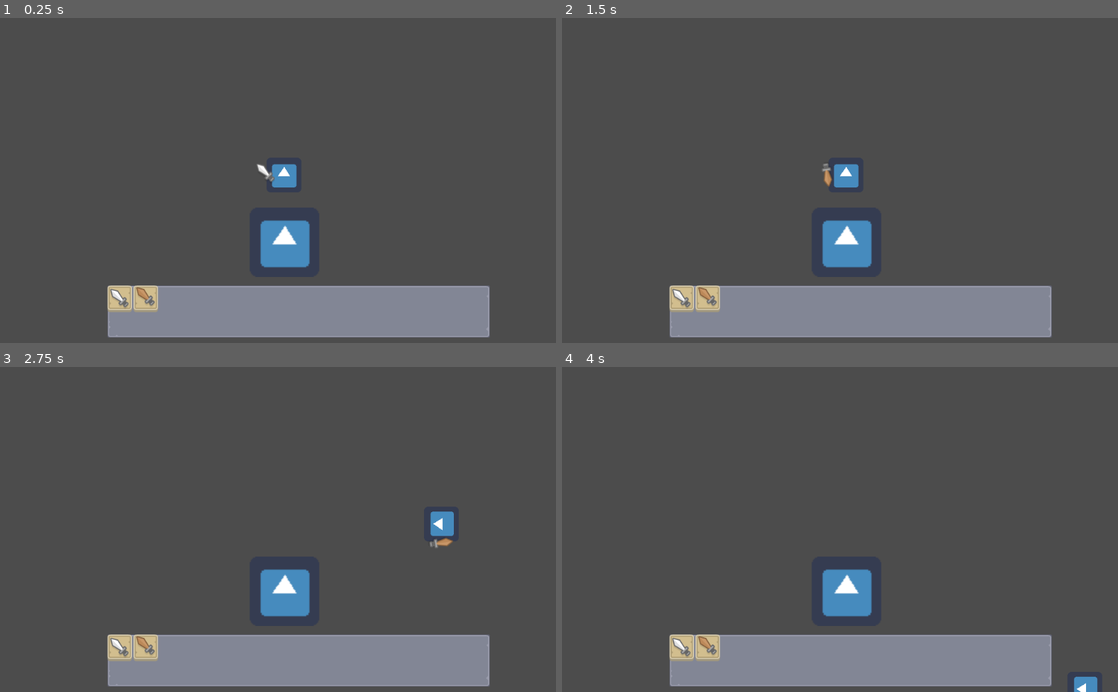
Above: before the commit, frames 1-4 (two rows, left to right).
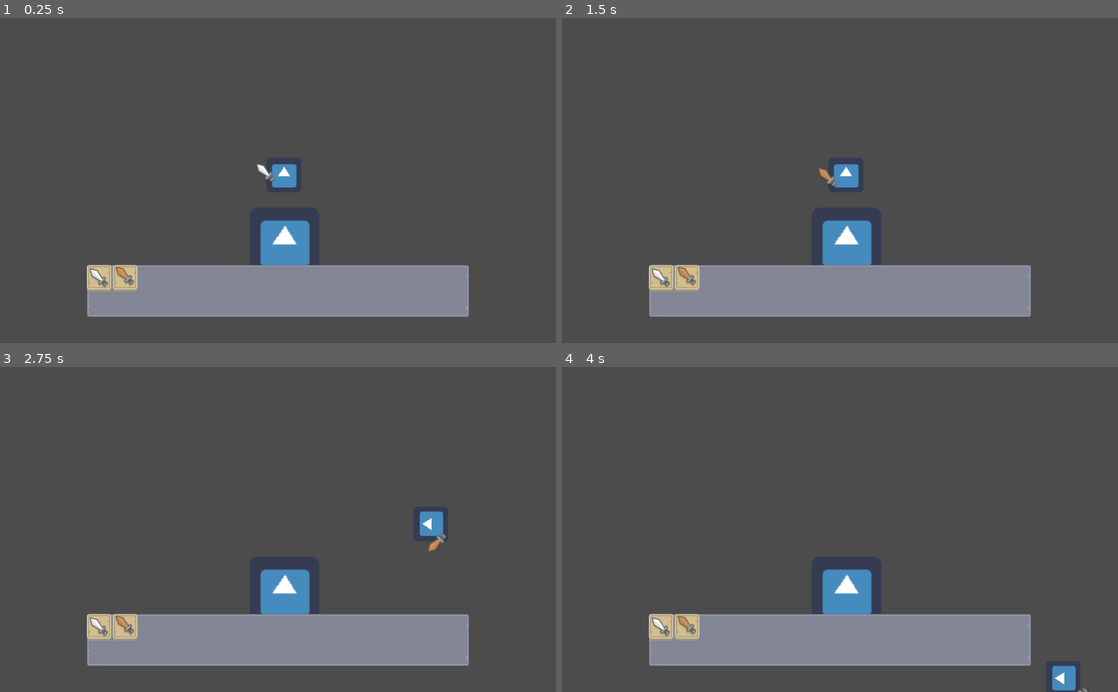
Above: after the commit, the same moments.

Repository: hal255/godot_boss_battles
Game: Godot game, scene res://scenes/World.tscn
The game is run twice, just before and just after one commit, with the same random seed, the same clock (stepped at 60 frames per second) and the same inputs. The engine's default icon, where the game draws it, is replaced by a stand-in: a white triangle on a blue panel in a dark square.
Inputs (mouse positions are in pixels of both pictures, inside the frame that each line leads up to; where the layout moved, square brackets give the same spot in the first picture):
- Up to frame 1 (0.25 s): no input
- Up to frame 2 (1.5 s): click (662, 278) [684, 297] at 0.5 s; click (689, 278) [706, 297] at 1.25 s
- Up to frame 3 (2.75 s): tap Enter at 2 s; move the mouse to (400, 513) at 2.02 s; hold Right from 2.03 s (still down); hold L from 2.03 s (still down); click (400, 513) at 2.17 s; tap Space at 2.27, 2.57 s; tap J at 2.3 s
- Up to frame 4 (4 s): move the mouse to (728, 545) at 2.77 s; release Right at 2.78 s; release L at 2.78 s; hold Down 2.78-3.53 s; tap J at 2.85 s; click (728, 545) at 2.92 s; tap Space at 3.02, 3.32 s; tap K at 3.05 s; move the mouse to (895, 458) at 3.52 s; hold Right from 3.53 s (still down); hold K from 3.53 s (still down); click (895, 458) at 3.67 s; tap I at 3.8 s

The runs differ from the first frame. In frame 1, 10% of the frame differs, in the area x 15-89%, y 75-99%; in frame 2, 10%; in frame 3, 11%; in frame 4, 11%, in the area x 15-97%, y 75-100%.

Commit message:
#4 Started animation of weapons, need to preserve original position

Diff:
--- /dev/null
+++ b/gd_scripts/player_scripts/script_player.gd
@@ -0,0 +1,66 @@
+extends KinematicBody2D
+
+onready var config_script = preload('res://gd_scripts/script_config_properties.gd')
+
+var DEBUG = true
+
+var motion = Vector2()
+
+var h_direction = 0
+var v_direction = 0
+
+var config_properties = null
+
+var is_attacking = false
+
+func _ready():
+	var config_file = 'config.json'
+	var temp_config = config_script.new()
+	config_properties = temp_config.get_config(config_file)['config_properties']
+	temp_config = null
+	if DEBUG:
+		print('running player_movement')
+
+func _physics_process(delta):
+	motion.x = 0
+	motion.y = 0
+
+	if not is_attacking:
+		flip_player_image()
+
+		if Input.is_key_pressed(KEY_RIGHT) or Input.is_key_pressed(KEY_D):
+			motion.x = config_properties['player']['walk_speed']
+		elif Input.is_key_pressed(KEY_LEFT) or Input.is_key_pressed(KEY_A):
+			motion.x = config_properties['player']['walk_speed'] * -1
+
+		if Input.is_key_pressed(KEY_UP) or Input.is_key_pressed(KEY_W):
+			motion.y = config_properties['player']['walk_speed'] * -1
+		elif Input.is_key_pressed(KEY_DOWN) or Input.is_key_pressed(KEY_S):
+			motion.y = config_properties['player']['walk_speed']
+
+		if Input.is_key_pressed(KEY_SPACE):
+			motion.x = motion.x * config_properties['player']['slide_speed']
+			motion.y = motion.y * config_properties['player']['slide_speed']
+
+	move_and_slide(motion)
+
+func flip_player_image():
+	# flip horizontal
+	if Input.is_key_pressed(KEY_LEFT) or Input.is_key_pressed(KEY_A):
+		rotation = deg2rad(90)
+	elif Input.is_key_pressed(KEY_RIGHT) or Input.is_key_pressed(KEY_D):
+		rotation = deg2rad(-90)
+
+	# flip vertical
+	if Input.is_key_pressed(KEY_UP) or Input.is_key_pressed(KEY_W):
+		rotation = deg2rad(180)
+	elif Input.is_key_pressed(KEY_DOWN) or Input.is_key_pressed(KEY_S):
+		rotation = deg2rad(0)
+
+	motion.rotated(rotation)
+
+func toggle_is_attacking(attack_mode):
+	is_attacking = attack_mode
+
+func get_player_rotation():
+	return rotation
--- a/gd_scripts/script_config_properties.gd
+++ b/gd_scripts/script_config_properties.gd
@@ -1,3 +1,6 @@
+# this script serves as a property config class with given filename
+# not intended to attach to a scene object
+
 extends Node
 var DEBUG = false
 
--- /dev/null
+++ b/gd_scripts/script_config_scene.gd
@@ -0,0 +1,19 @@
+extends Node
+
+# Called when the node enters the scene tree for the first time.
+func _ready():
+	var scene_world_node = get_node('/root/world')
+	var ui_hotkeys_node = scene_world_node.get_node('ui_panel/ui_hotkeys')
+	var screen_size = OS.get_real_window_size()
+
+	# set position of ui_hotkeys
+	var texture_size = ui_hotkeys_node.get_texture().get_size()
+	ui_hotkeys_node.rect_position[0] = screen_size[0]/2 - texture_size[0]/2
+	ui_hotkeys_node.rect_position[1] = screen_size[1] - texture_size[1]*1.5
+
+	print('ui_hotkeys_position: ' + str(ui_hotkeys_node.rect_position[0]) + ', ' + str(ui_hotkeys_node.rect_position[1]))
+	pass # Replace with function body.
+
+# Called every frame. 'delta' is the elapsed time since the previous frame.
+#func _process(delta):
+#	pass
--- a/gd_scripts/script_player_movement.gd
+++ /dev/null
@@ -1,74 +0,0 @@
-extends KinematicBody2D
-
-onready var config_script = preload('res://gd_scripts/script_config_properties.gd')
-
-var DEBUG = true
-
-var motion = Vector2()
-
-var h_direction = 0
-var v_direction = 0
-
-var config_properties = null
-
-func _ready():
-	var config_file = 'config.json'
-	var temp_config = config_script.new()
-	config_properties = temp_config.get_config(config_file)['config_properties']
-	temp_config = null
-	if DEBUG:
-		print('running player_movement')
-
-func _physics_process(delta):
-
-	flip_player_image()
-
-	motion.x = 0
-	motion.y = 0
-
-	if Input.is_key_pressed(KEY_RIGHT) or Input.is_key_pressed(KEY_D):
-		motion.x = config_properties['player']['walk_speed']
-	elif Input.is_key_pressed(KEY_LEFT) or Input.is_key_pressed(KEY_A):
-		motion.x = config_properties['player']['walk_speed'] * -1
-
-	if Input.is_key_pressed(KEY_UP) or Input.is_key_pressed(KEY_W):
-		motion.y = config_properties['player']['walk_speed'] * -1
-	elif Input.is_key_pressed(KEY_DOWN) or Input.is_key_pressed(KEY_S):
-		motion.y = config_properties['player']['walk_speed']
-
-	if Input.is_key_pressed(KEY_SPACE):
-		motion.x = motion.x * config_properties['player']['slide_speed']
-		motion.y = motion.y * config_properties['player']['slide_speed']
-
-	move_and_slide(motion)
-
-#func flip_player_image():
-#	# flip horizontal
-#	if Input.is_key_pressed(KEY_LEFT) or Input.is_key_pressed(KEY_A):
-#		h_direction = -1.5708
-#	elif Input.is_key_pressed(KEY_RIGHT) or Input.is_key_pressed(KEY_D):
-#		h_direction = 1.5708
-#
-#	# flip vertical
-#	if Input.is_key_pressed(KEY_UP) or Input.is_key_pressed(KEY_W):
-#		v_direction = -314159
-#	elif Input.is_key_pressed(KEY_DOWN) or Input.is_key_pressed(KEY_S):
-#		v_direction = 0
-#
-#	get_node('Sprite').set_flip_h(h_direction)
-#	get_node('Sprite').set_flip_v(v_direction)
-
-func flip_player_image():
-	# flip horizontal
-	if Input.is_key_pressed(KEY_LEFT) or Input.is_key_pressed(KEY_A):
-		rotation = deg2rad(90)
-	elif Input.is_key_pressed(KEY_RIGHT) or Input.is_key_pressed(KEY_D):
-		rotation = deg2rad(-90)
-
-	# flip vertical
-	if Input.is_key_pressed(KEY_UP) or Input.is_key_pressed(KEY_W):
-		rotation = deg2rad(180)
-	elif Input.is_key_pressed(KEY_DOWN) or Input.is_key_pressed(KEY_S):
-		rotation = deg2rad(0)
-
-	motion.rotated(rotation)
--- a/gd_scripts/weapon_scripts/script_weapon_handler.gd
+++ b/gd_scripts/weapon_scripts/script_weapon_handler.gd
@@ -1,52 +1,39 @@
 extends KinematicBody2D
-
-#onready var config_script = preload('res://gd_scripts/config_properties.gd')
-#
-#var DEBUG = true
-#
-#var motion = Vector2()
-#var h_direction = 0
-#var v_direction = 0
-#var config_properties = null
-#var in_animation = false
-#
-## weapon swing motion
-#var velocity = Vector2()
-#var rotation_dir = 0
-#
-#func _ready():
-#	var config_file = 'config.json'
-#	var temp_config = config_script.new()
-#	config_properties = temp_config.get_config(config_file)['config_properties']
-#	temp_config = null
-#	if DEBUG:
-#		print('running player_weapon')
-#
-#func _physics_process(delta):
-#    rotation += rotation_dir * rotation_speed * delta
-#    velocity = move_and_slide(velocity)
 
 export (int) var speed = 200
 export (float) var rotation_speed = 1.5
 
 var velocity = Vector2()
-var rotation_dir = 0
+var is_animating = false
 
-func get_input():
-	rotation_dir = 0
-	velocity = Vector2()
-	if Input.is_key_pressed(KEY_L):
-		rotation_dir += 1
-	if Input.is_key_pressed(KEY_J):
-		rotation_dir -= 1
-	if Input.is_key_pressed(KEY_K):
-		velocity = Vector2(-speed, 0).rotated(rotation)
-	if Input.is_key_pressed(KEY_I):
-		velocity = Vector2(speed, 0).rotated(rotation)
+var prev_position = position
+var target_pos = Vector2()
 
 func _physics_process(delta):
-	get_input()
-	if Input.is_mouse_button_pressed(BUTTON_LEFT):
-		rotation = -2.5
-#	print(rotation)
-	velocity = move_and_slide(velocity)
+	move_and_slide(target_pos * delta)
+#	velocity = move_and_slide(target_pos)
+
+func animate_poke():
+	var player_body_node = get_parent().toggle_is_attacking(true)
+	rotation = deg2rad(-135)
+	poke()
+
+func poke():
+	var weapon_size_y = get_node('Sprite').get_rect().size[1]
+	var player_rotation = get_parent().get_player_rotation()
+	target_pos = Vector2(0, weapon_size_y).rotated(player_rotation) * speed
+
+
+func cancel_poke():
+	var player_body_node = get_parent().toggle_is_attacking(false)
+	rotation = deg2rad(0)
+	target_pos = Vector2(0,0)
+	is_animating = false
+
+func _input(event):
+	if event is InputEventMouseButton:
+		if event.button_index == BUTTON_LEFT and event.pressed:
+			if not is_animating:
+				animate_poke()
+		if event.button_index == BUTTON_LEFT and not event.pressed:
+			cancel_poke()
--- a/scenes/World.tscn
+++ b/scenes/World.tscn
@@ -1,42 +1,45 @@
-[gd_scene load_steps=10 format=2]
+[gd_scene load_steps=11 format=2]
 
-[ext_resource path="res://gd_scripts/script_player_movement.gd" type="Script" id=1]
-[ext_resource path="res://assets/art/icon.png" type="Texture" id=2]
-[ext_resource path="res://gd_scripts/weapon_scripts/script_weapon_handler.gd" type="Script" id=3]
-[ext_resource path="res://assets/art/my_kenney_assets/cursorSword_silver.png" type="Texture" id=4]
-[ext_resource path="res://assets/art/my_kenney_assets/ui_panel.png" type="Texture" id=5]
-[ext_resource path="res://assets/art/my_kenney_assets/buttonSquare_beige.png" type="Texture" id=6]
-[ext_resource path="res://assets/art/my_kenney_assets/buttonSquare_beige_pressed.png" type="Texture" id=7]
-[ext_resource path="res://gd_scripts/weapon_scripts/script_weapon_change.gd" type="Script" id=8]
-[ext_resource path="res://assets/art/my_kenney_assets/cursorSword_bronze.png" type="Texture" id=9]
+[ext_resource path="res://gd_scripts/script_config_scene.gd" type="Script" id=1]
+[ext_resource path="res://gd_scripts/player_scripts/script_player.gd" type="Script" id=2]
+[ext_resource path="res://assets/art/icon.png" type="Texture" id=3]
+[ext_resource path="res://gd_scripts/weapon_scripts/script_weapon_handler.gd" type="Script" id=4]
+[ext_resource path="res://assets/art/my_kenney_assets/cursorSword_silver.png" type="Texture" id=5]
+[ext_resource path="res://assets/art/my_kenney_assets/ui_panel.png" type="Texture" id=6]
+[ext_resource path="res://assets/art/my_kenney_assets/buttonSquare_beige.png" type="Texture" id=7]
+[ext_resource path="res://assets/art/my_kenney_assets/buttonSquare_beige_pressed.png" type="Texture" id=8]
+[ext_resource path="res://gd_scripts/weapon_scripts/script_weapon_change.gd" type="Script" id=9]
+[ext_resource path="res://assets/art/my_kenney_assets/cursorSword_bronze.png" type="Texture" id=10]
 
 [node name="world" type="Node"]
 
 [node name="config_scene" type="Node" parent="."]
+script = ExtResource( 1 )
 
 [node name="player" type="Node" parent="."]
 
 [node name="player_body" type="KinematicBody2D" parent="player"]
 position = Vector2( 523, 290 )
-script = ExtResource( 1 )
+script = ExtResource( 2 )
 __meta__ = {
 "_edit_group_": true
 }
 
 [node name="Sprite" type="Sprite" parent="player/player_body"]
-texture = ExtResource( 2 )
+texture = ExtResource( 3 )
 
 [node name="player_weapon" type="KinematicBody2D" parent="player/player_body"]
 position = Vector2( -34, -3 )
-script = ExtResource( 3 )
+script = ExtResource( 4 )
 __meta__ = {
 "_edit_group_": true
 }
 
 [node name="Sprite" type="Sprite" parent="player/player_body/player_weapon"]
-texture = ExtResource( 4 )
+texture = ExtResource( 5 )
 
 [node name="enemies" type="Node" parent="."]
+editor/display_folded = true
 
 [node name="enemy" type="KinematicBody2D" parent="enemies"]
 position = Vector2( 524, 414 )
Not shown: 2 places in scenes/World.tscn that only renumber resources
